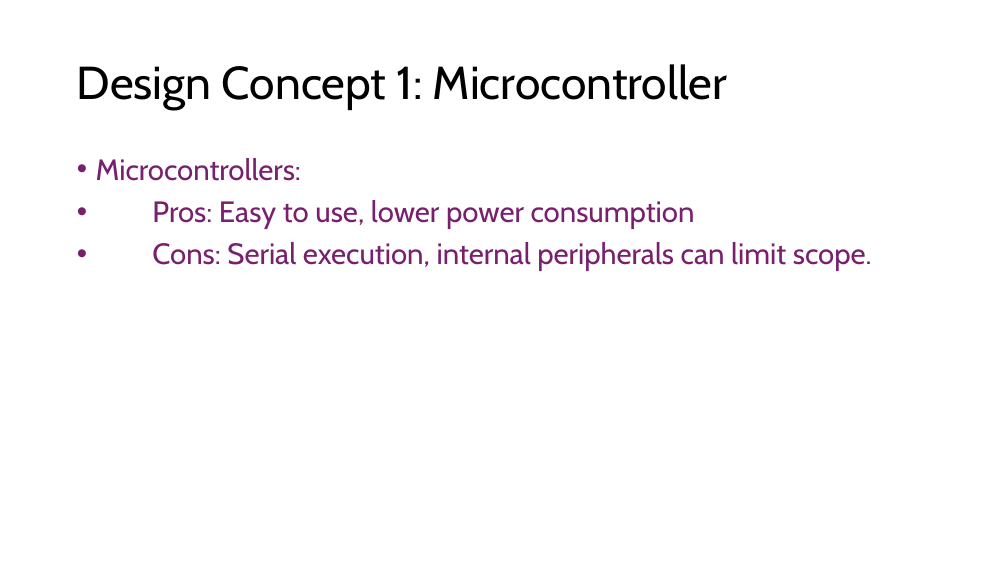
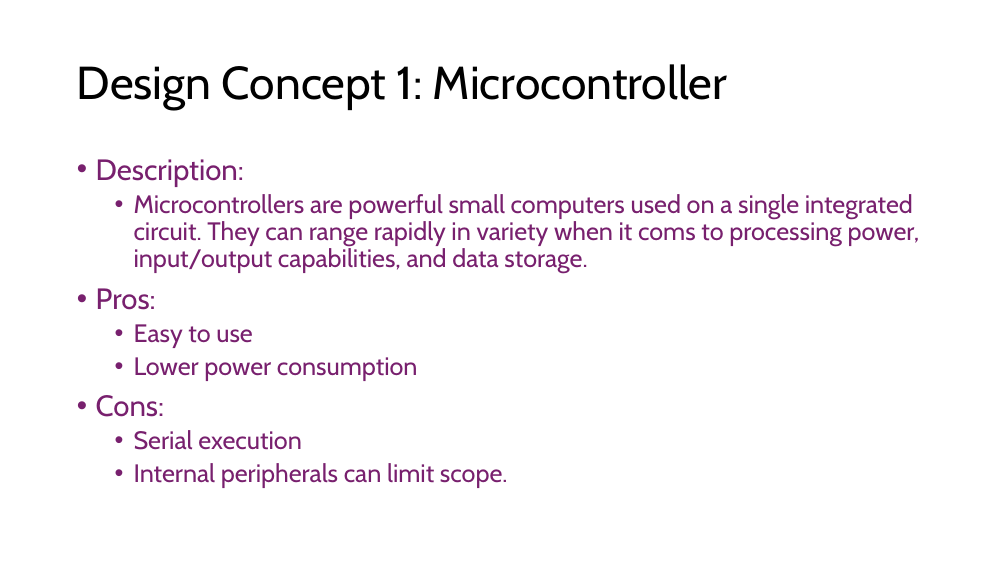
Before and after one commit to Tannyr-Singleterry/ECE590_SeniorDesign, a slide deck: slide 6 of Documents/CDR/CDR_Presentation.pptx. Drawn at 1008x567 pixels with LibreOffice and Linux fonts; fonts in the diff are those of the drawing. Boxes give left, top, right and bottom in pixels: in the first picture for what was removed or moved away, otherwise in the second. Text is boxed around its words. In the diff, an @@ line names an element or a change of style, - is before the commit and + after.

```diff
--- a/Documents/CDR/CDR_Presentation.pptx
+++ b/Documents/CDR/CDR_Presentation.pptx
@@ text at bbox=[96, 159, 920, 488]: text changed; size 28 to 24 pt @@
-• Microcontrollers:
-• Pros: Easy to use, lower power consumption
-• Cons: Serial execution, internal peripherals can limit scope.
+• Description:
+  • Microcontrollers are powerful small computers used on a single integrated circuit. They can range rapidly in variety when it coms to processing power, input/output capabilities, and data storage.
+• Pros:
+  • Easy to use
+  • Lower power consumption
+• Cons:
+  • Serial execution
+  • Internal peripherals can limit scope.
```
Also in this commit, not shown: 7 other slides changed.
